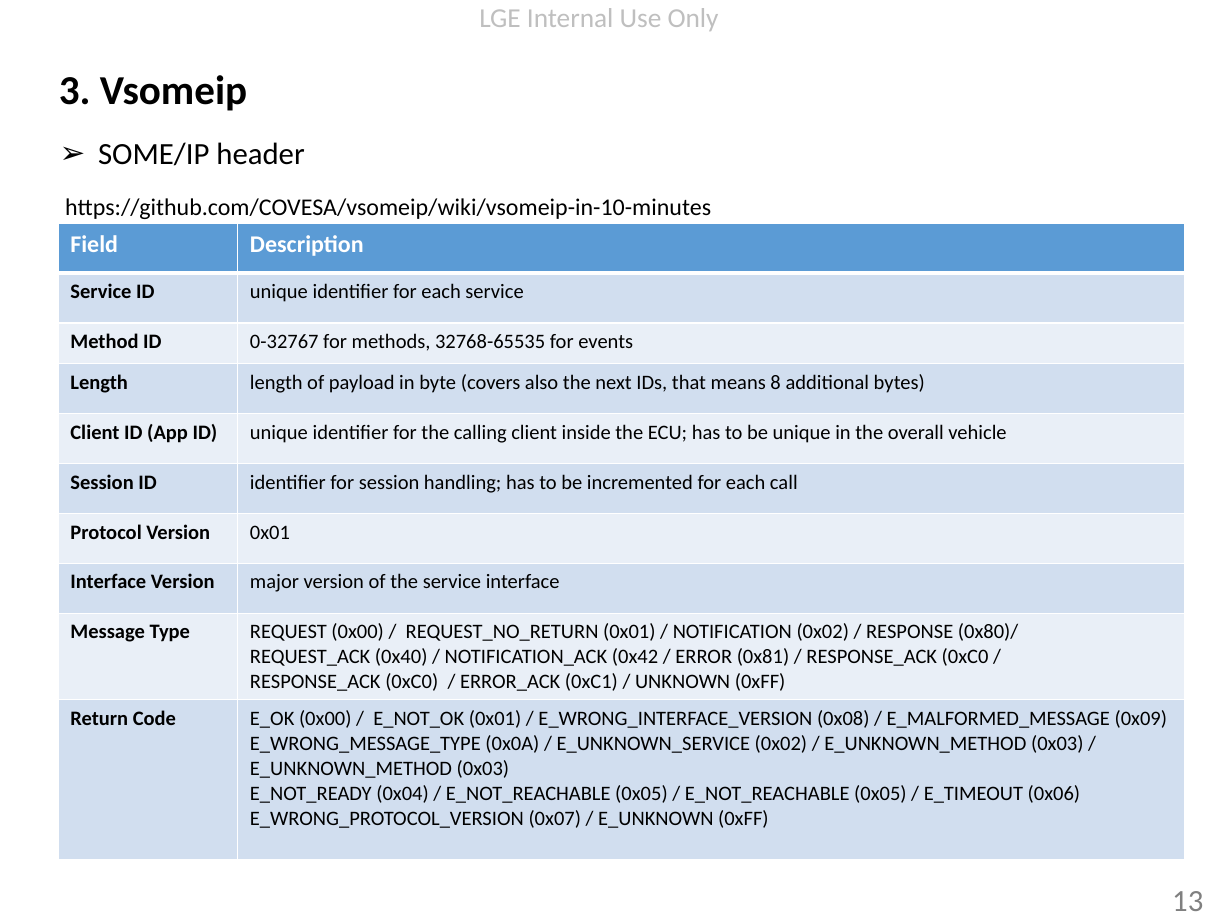
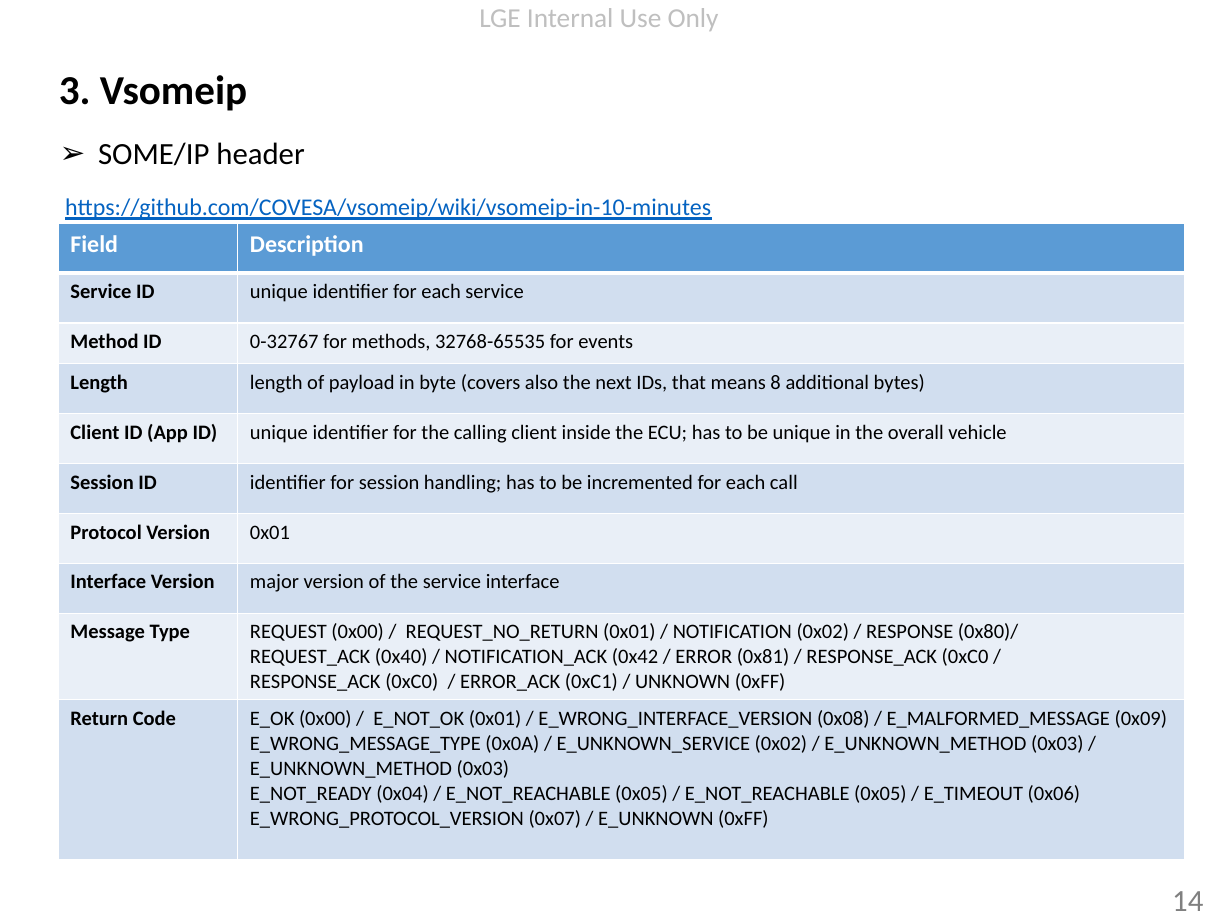
Before and after one commit to minhthedt/vsomeip-example, a slide deck: slide 14 of doc/Vsomeip knowledge.pptx (slide 13 before the commit). Drawn at 1232x924 pixels with LibreOffice and Linux fonts; fonts in the diff are those of the drawing; background and template pictures are left out. Boxes give left, top, right and bottom in pixels: in the first picture for what was removed or moved away, otherwise in the second. Text is boxed around its words. In the diff, an @@ line names an element or a change of style, - is before the commit and + after.

```diff
--- a/doc/Vsomeip knowledge.pptx
+++ b/doc/Vsomeip knowledge.pptx
@@ text "https://github.com/COVESA/vsomeip/wiki/vsomeip-in-10-minutes" at box(65, 198, 711, 220): text colour #000000 to #0563C1, underline on @@
@@ page number at box(1172, 891, 1203, 911): text changed @@
-13
+14
```
Also in this commit, not shown: 4 other slides changed, 6 slides added, 12 other files.
